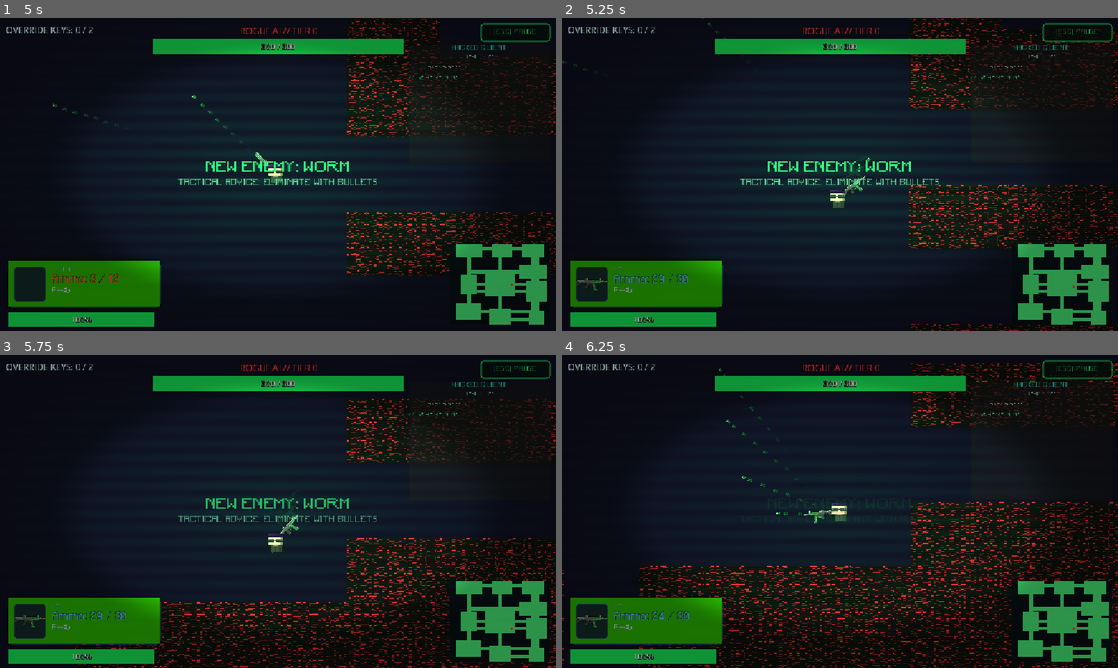
Above: before the commit, frames 1-4 (two rows, left to right).
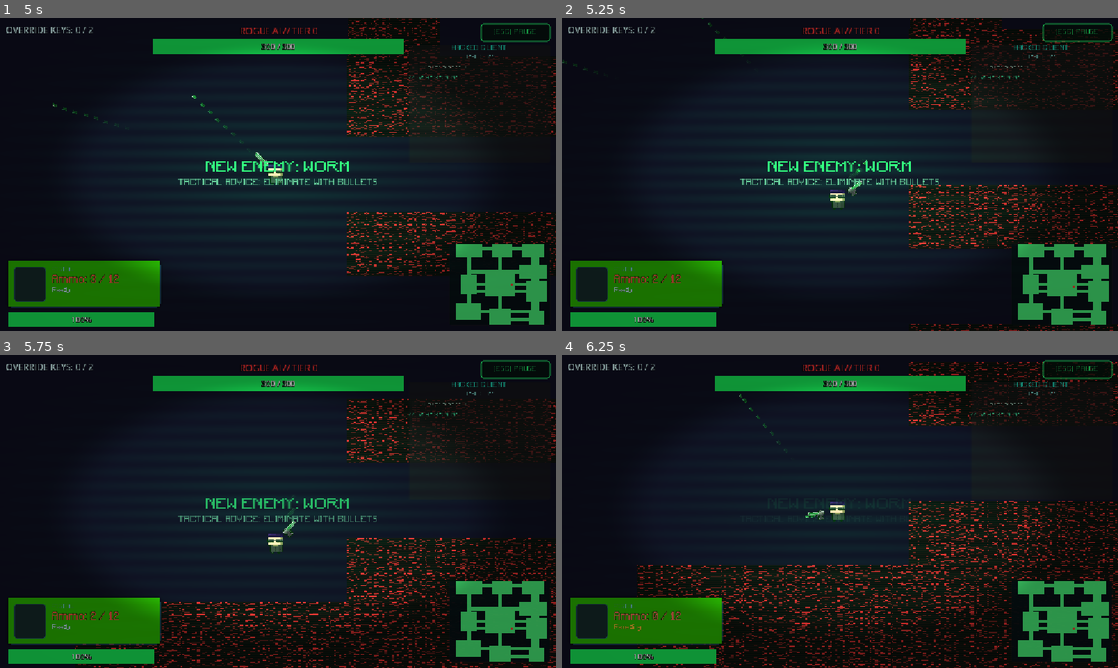
Above: after the commit, the same moments.

Repository: vision-for-change/rules-broken-v2
Game: Godot game, scene res://scenes/levels/LevelBoss.tscn
Two runs of this game, one before a commit and one after it. Both use one fixed random seed, a clock stepped at 60 frames per second and the inputs below. This scene is started directly instead of the project's main scene.
Inputs (mouse positions are in pixels of both pictures, inside the frame that each line leads up to):
- Up to frame 1 (5 s): tap Enter (ui_accept) at 0.5, 0.77, 3.77 s; move the mouse to (400, 158) at 0.52 s; hold Right (move_right) 0.53-1.25 s; tap Space (dash) at 0.6 s; click (400, 158) at 0.67 s; drag from (166, 190) to (311, 174) at 1.27 s; move the mouse to (333, 105) at 2.02 s; hold Right (move_right) 2.03-2.75 s; tap E (interact) at 2.1 s; drag from (250, 237) to (489, 177) at 2.77 s; move the mouse to (444, 221) at 3.52 s; press the mouse at (444, 221) at 3.53 s; hold Left (move_left) 3.53-4.25 s; release the mouse at (444, 221) at 4.25 s; drag from (111, 127) to (194, 96) at 4.27 s
- Up to frame 2 (5.25 s): move the mouse to (867, 174) at 5.02 s; hold Down (move_down) from 5.03 s (still down); tap 2 (slot_2) at 5.1 s; click (867, 174) at 5.17 s
- Up to frame 3 (5.75 s): keep holding Down (move_down)
- Up to frame 4 (6.25 s): release Down (move_down) at 5.75 s; drag from (756, 433) to (728, 527) at 5.77 s

Frame 1 is identical in both runs. In frame 2, 0.4% of the frame differs, in the area x 2-56%, y 44-88%; in frame 3, 0.4%; in frame 4, 11%, in the area x 0-100%, y 2-100%.

Commit message:
no random weapons in boss fight

Diff:
--- a/scenes/levels/LevelBoss.gd
+++ b/scenes/levels/LevelBoss.gd
@@ -110,10 +110,11 @@
 		var inventory = player.get_node("Inventory")
 		if inventory != null:
 			if inventory.has_method("set_max_slots"):
-				inventory.call("set_max_slots", 4)
-			# Give them AK47 and Lightsaber if they don't have it, or just use what they have
+				# Restrict player to only the selected gun for the boss fight (no random guns)
+				inventory.call("set_max_slots", 1)
+			# Use only the currently selected gun as the boss fight loadout
 			var current_selected = PlayerState.selected_gun_id
-			var loadout: Array[String] = [current_selected, "ump", "ak47", "lightsaber"]
+			var loadout: Array[String] = [current_selected]
 			if inventory.has_method("set_loadout"):
 				inventory.call("set_loadout", loadout, current_selected)
 
